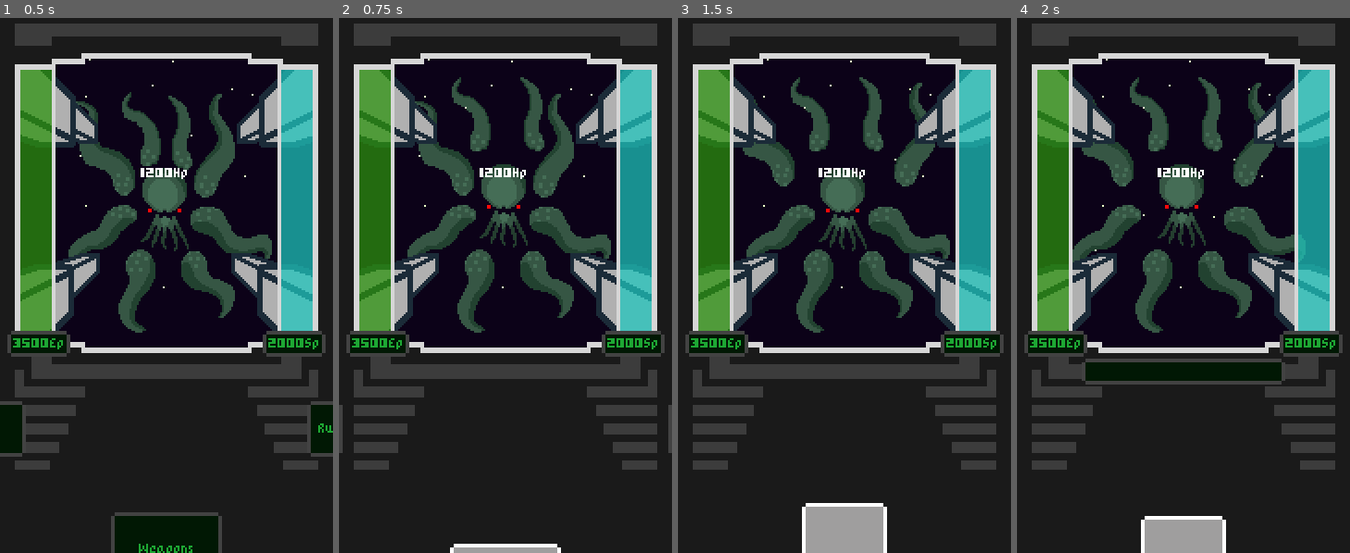
Above: before the commit, frames 1-4 (left to right).
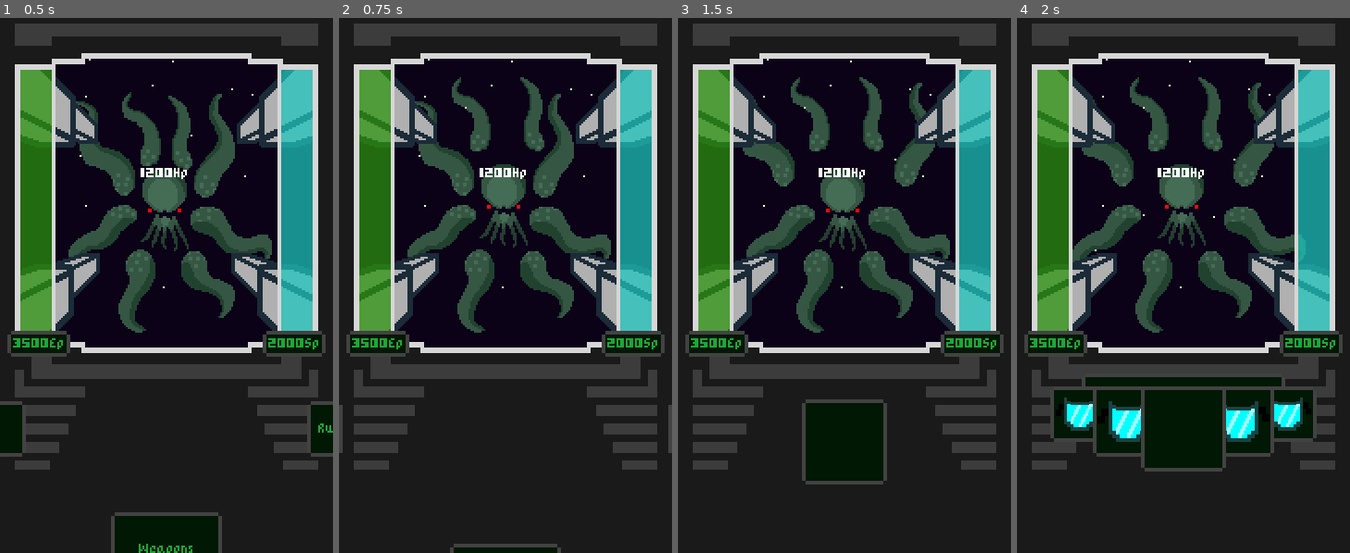
Above: after the commit, the same moments.

Repository: Razzf/SpaceRpg
Game: Godot game, scene res://Scenes/Battle.tscn
Same seed, same stepped clock (60 frames per second), same inputs: the game is played once before the commit and once after it.
Inputs (mouse positions are in pixels of both pictures, inside the frame that each line leads up to):
- Up to frame 1 (0.5 s): no input
- Up to frame 2 (0.75 s): click "Weapons" at 0.5 s
- Up to frame 3 (1.5 s): click (844, 531) at 1.27 s
- Up to frame 4 (2 s): no input

Frame 1 is identical in both runs. In frame 2, 0.6% of the frame differs, in the area x 33-67%, y 98-100%; in frame 3, 6.4%; in frame 4, 15%, in the area x 10-90%, y 63-100%.
Error in both runs: Trying to assign value of type 'TextureProgress' to a variable of type 'ProgressBar'. (res://Scripts/SpaceShip.gd:6)

Commit message:
double click ok btns bug fixed

Diff:
--- a/Scenes/ActionButtons.tscn
+++ b/Scenes/ActionButtons.tscn
@@ -8,11 +8,7 @@
 
 [sub_resource type="StyleBoxEmpty" id=1]
 
-[sub_resource type="StyleBoxFlat" id=2]
-
 [sub_resource type="StyleBoxEmpty" id=3]
-
-[sub_resource type="StyleBoxFlat" id=4]
 
 [sub_resource type="Animation" id=5]
 resource_name = "ActionBtnsAppear"
@@ -71,13 +67,14 @@
 custom_styles/hover = ExtResource( 3 )
 custom_styles/pressed = ExtResource( 4 )
 custom_styles/focus = SubResource( 1 )
-custom_styles/disabled = SubResource( 2 )
+custom_styles/disabled = ExtResource( 2 )
 custom_styles/normal = ExtResource( 2 )
 custom_fonts/font = ExtResource( 1 )
 custom_colors/font_color_disabled = Color( 0, 0, 0, 1 )
 custom_colors/font_color = Color( 0.113725, 0.654902, 0.2, 1 )
 custom_colors/font_color_hover = Color( 0.113725, 0.654902, 0.2, 1 )
 custom_colors/font_color_pressed = Color( 0.113725, 0.654902, 0.2, 1 )
+disabled = true
 text = "Pass"
 __meta__ = {
 "_edit_use_anchors_": false
@@ -92,12 +89,13 @@
 custom_styles/hover = ExtResource( 3 )
 custom_styles/pressed = ExtResource( 4 )
 custom_styles/focus = SubResource( 3 )
-custom_styles/disabled = SubResource( 4 )
+custom_styles/disabled = ExtResource( 2 )
 custom_styles/normal = ExtResource( 2 )
 custom_fonts/font = ExtResource( 1 )
 custom_colors/font_color = Color( 0.113725, 0.654902, 0.2, 1 )
 custom_colors/font_color_hover = Color( 0.113725, 0.654902, 0.2, 1 )
 custom_colors/font_color_pressed = Color( 0.113725, 0.654902, 0.2, 1 )
+disabled = true
 text = "Weapons"
 __meta__ = {
 "_edit_use_anchors_": false
@@ -111,12 +109,13 @@
 custom_styles/hover = ExtResource( 3 )
 custom_styles/pressed = ExtResource( 4 )
 custom_styles/focus = SubResource( 1 )
-custom_styles/disabled = SubResource( 2 )
+custom_styles/disabled = ExtResource( 2 )
 custom_styles/normal = ExtResource( 2 )
 custom_fonts/font = ExtResource( 1 )
 custom_colors/font_color = Color( 0.113725, 0.654902, 0.2, 1 )
 custom_colors/font_color_hover = Color( 0.113725, 0.654902, 0.2, 1 )
 custom_colors/font_color_pressed = Color( 0.113725, 0.654902, 0.2, 1 )
+disabled = true
 text = "Run Away"
 
 [node name="AnimationPlayer" type="AnimationPlayer" parent="."]
--- a/Scenes/WeaponSelector2.tscn
+++ b/Scenes/WeaponSelector2.tscn
@@ -10,15 +10,9 @@
 
 [sub_resource type="StyleBoxEmpty" id=1]
 
-[sub_resource type="StyleBoxFlat" id=2]
-
 [sub_resource type="StyleBoxEmpty" id=3]
 
-[sub_resource type="StyleBoxFlat" id=4]
-
 [sub_resource type="StyleBoxEmpty" id=6]
-
-[sub_resource type="StyleBoxFlat" id=7]
 
 [sub_resource type="Animation" id=5]
 resource_name = "Appear"
@@ -127,9 +121,9 @@
 
 [node name="WeaponController" type="Container" parent="."]
 margin_left = 20.0
-margin_top = 90.0
+margin_top = 20.0
 margin_right = 160.0
-margin_bottom = 136.0
+margin_bottom = 66.0
 rect_min_size = Vector2( 140, 0 )
 script = ExtResource( 5 )
 __meta__ = {
@@ -141,19 +135,20 @@
 margin_right = 148.0
 margin_bottom = 30.0
 rect_min_size = Vector2( 140, 25 )
-custom_constants/separation = -10
+custom_constants/separation = 84
 alignment = 1
 
 [node name="UpButton" type="Button" parent="WeaponController/UpDownBtns"]
-margin_left = 55.0
-margin_right = 83.0
+margin_left = 8.0
+margin_right = 36.0
 margin_bottom = 30.0
 rect_min_size = Vector2( 28, 30 )
 custom_styles/hover = ExtResource( 3 )
 custom_styles/pressed = ExtResource( 4 )
 custom_styles/focus = SubResource( 1 )
-custom_styles/disabled = SubResource( 2 )
-custom_styles/normal = ExtResource( 2 )
+custom_styles/disabled = ExtResource( 2 )
+custom_styles/normal = ExtResource( 2 )
+disabled = true
 align = 2
 expand_icon = true
 
@@ -163,15 +158,16 @@
 texture = ExtResource( 6 )
 
 [node name="DownButton" type="Button" parent="WeaponController/UpDownBtns"]
-margin_left = 73.0
-margin_right = 101.0
+margin_left = 120.0
+margin_right = 148.0
 margin_bottom = 30.0
 rect_min_size = Vector2( 28, 30 )
 custom_styles/hover = ExtResource( 3 )
 custom_styles/pressed = ExtResource( 4 )
 custom_styles/focus = SubResource( 3 )
-custom_styles/disabled = SubResource( 4 )
-custom_styles/normal = ExtResource( 2 )
+custom_styles/disabled = ExtResource( 2 )
+custom_styles/normal = ExtResource( 2 )
+disabled = true
 expand_icon = true
 
 [node name="icon" type="Sprite" parent="WeaponController/UpDownBtns/DownButton"]
@@ -184,20 +180,21 @@
 margin_right = 125.0
 margin_bottom = 38.0
 rect_min_size = Vector2( 98, 25 )
-custom_constants/separation = -20
+custom_constants/separation = 32
 alignment = 1
 
 [node name="UpButton" type="Button" parent="WeaponController/UpDownBtns2"]
-margin_left = 32.0
-margin_right = 65.0
+margin_left = 6.0
+margin_right = 39.0
 margin_bottom = 38.0
 rect_min_size = Vector2( 33, 38 )
 custom_styles/hover = ExtResource( 3 )
 custom_styles/pressed = ExtResource( 4 )
 custom_styles/focus = SubResource( 1 )
-custom_styles/disabled = SubResource( 2 )
+custom_styles/disabled = ExtResource( 2 )
 custom_styles/normal = ExtResource( 2 )
 custom_constants/hseparation = 0
+disabled = true
 align = 2
 expand_icon = true
 
@@ -206,15 +203,16 @@
 texture = ExtResource( 6 )
 
 [node name="DownButton" type="Button" parent="WeaponController/UpDownBtns2"]
-margin_left = 45.0
-margin_right = 78.0
+margin_left = 71.0
+margin_right = 104.0
 margin_bottom = 38.0
 rect_min_size = Vector2( 33, 38 )
 custom_styles/hover = ExtResource( 3 )
 custom_styles/pressed = ExtResource( 4 )
 custom_styles/focus = SubResource( 3 )
-custom_styles/disabled = SubResource( 4 )
-custom_styles/normal = ExtResource( 2 )
+custom_styles/disabled = ExtResource( 2 )
+custom_styles/normal = ExtResource( 2 )
+disabled = true
 expand_icon = true
 
 [node name="icon" type="Sprite" parent="WeaponController/UpDownBtns2/DownButton"]
@@ -229,8 +227,9 @@
 custom_styles/hover = ExtResource( 3 )
 custom_styles/pressed = ExtResource( 4 )
 custom_styles/focus = SubResource( 6 )
-custom_styles/disabled = SubResource( 7 )
-custom_styles/normal = ExtResource( 2 )
+custom_styles/disabled = ExtResource( 2 )
+custom_styles/normal = ExtResource( 2 )
+disabled = true
 
 [node name="Sprite" type="Sprite" parent="WeaponController/WeaponIcon"]
 position = Vector2( 23, 23 )
--- a/Scripts/ActionButtons.gd
+++ b/Scripts/ActionButtons.gd
@@ -9,6 +9,7 @@
 
 func _on_ShowWeaponsBtn_pressed() -> void:
 	animation.play_backwards("ActionBtnsAppear")
+	enoridsbtns(true)
 	yield(animation,"animation_finished")
 	weaponSelector = load_scene.instance()
 	get_parent().add_child(weaponSelector)
@@ -18,18 +19,26 @@
 func _on_PassTurnBtn_pressed() -> void:
 	emit_signal("turn_passed")
 	animation.play_backwards("ActionBtnsAppear")
+	enoridsbtns(true)
 	yield(animation,"animation_finished")
 	queue_free()
 
 func _on_RunAwayBtn_pressed() -> void:
 	animation.play_backwards("ActionBtnsAppear")
+	enoridsbtns(true)
 	yield(animation,"animation_finished")
 	queue_free()
 
 func _ready():
+	enoridsbtns(false)
 	animation.play("ActionBtnsAppear")
 # warning-ignore:return_value_discarded
 	self.connect("turn_passed", self.get_parent().get_parent(), "_on_BattleUI_turn_passed")
 
 func _exit_tree():
 	print("action bns saliendo")
+
+func enoridsbtns(bulean):
+	$PassTurnBtn.disabled = bulean
+	$ShowWeaponsBtn.disabled = bulean
+	$RunAwayBtn.disabled = bulean
--- a/Scripts/WeaponController.gd
+++ b/Scripts/WeaponController.gd
@@ -2,6 +2,11 @@
 
 const battle_units = preload("res://Resources/ScriptableClasses/BattleUnits.tres")
 onready var weaponIcon = $WeaponIcon/Sprite
+onready var centerbtn = $WeaponIcon
+onready var upbtn = $UpDownBtns2/UpButton
+onready var downbtn = $UpDownBtns2/DownButton
+onready var upbtn2 = $UpDownBtns/UpButton
+onready var downbtn2 = $UpDownBtns/DownButton
 onready var UpperButton = $UpDownBtns2/UpButton/icon
 onready var LowerButton = $UpDownBtns2/DownButton/icon
 onready var weaponnamepanel = get_parent().get_node("Panel")
@@ -16,6 +21,12 @@
 func _ready():
 	$anim.play("Appear")
 	yield($anim,"animation_finished")
+	upbtn.disabled = false
+	downbtn.disabled = false
+	downbtn2.disabled = false
+	upbtn2.disabled = false
+	centerbtn.disabled = false
+
 	weaponnamepanel.show()
 	if battle_units.SpaceShip != null and battle_units.SpaceShip.equipped_weapon != null:
 		var ship = battle_units.SpaceShip
@@ -86,6 +97,11 @@
 
 
 func _on_WeaponIcon_pressed():
+	upbtn.disabled = true
+	downbtn.disabled = true
+	downbtn2.disabled = true
+	upbtn2.disabled = true
+	centerbtn.disabled = true
 	$anim.play_backwards("Appear")
 	yield($anim, "animation_finished")
 	battle_units.SpaceShip.attack(battle_units.Enemy)
Not shown: 1 places in Scenes/ActionButtons.tscn that only renumber resources
Not shown: 1 places in Scenes/WeaponSelector2.tscn that only renumber resources
